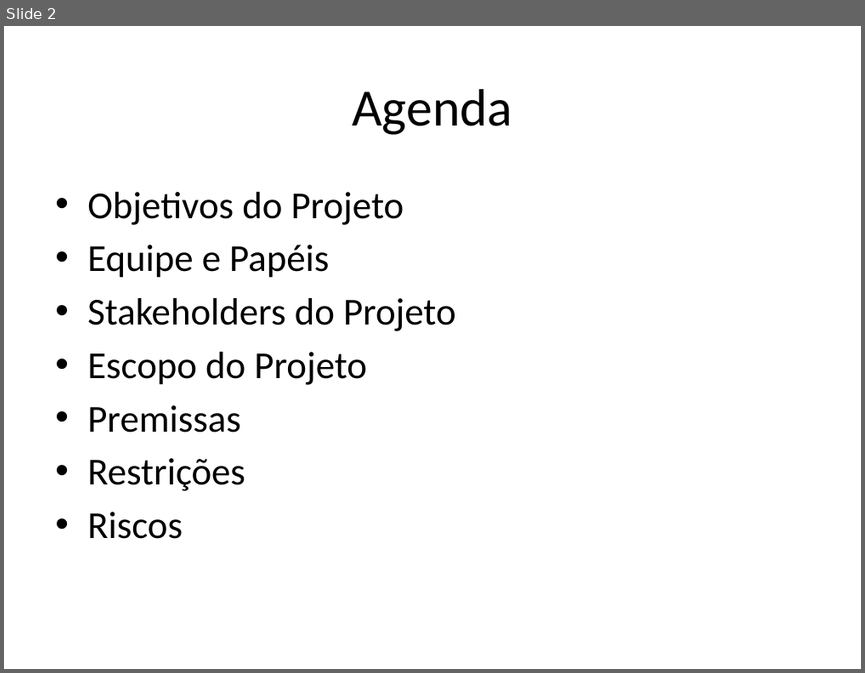
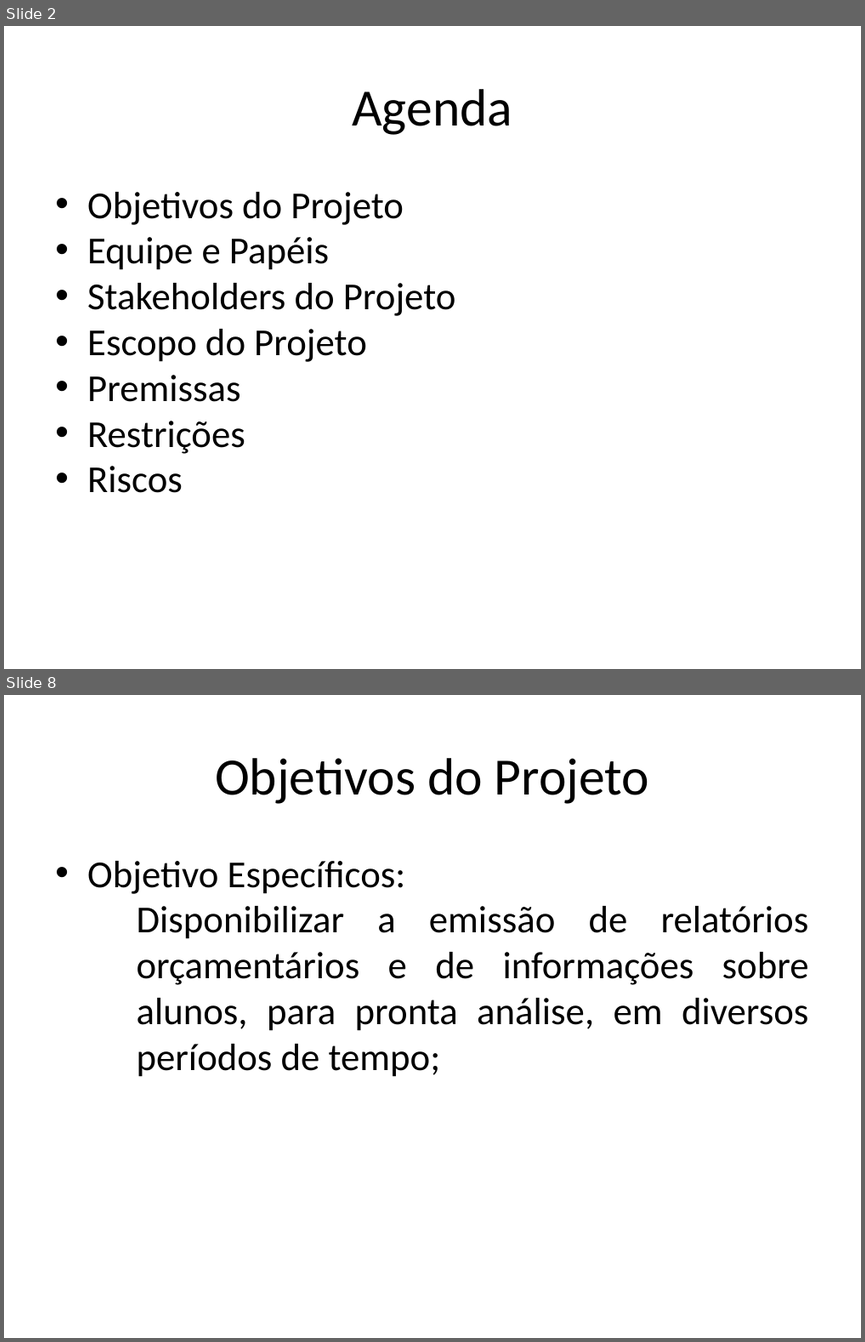
Before and after one commit to amslv/SIGEAS, a slide deck: 01-PROJETO-2015.2/01-GERENCIA DE PROJETO/Plano_de_Projeto.pptx. Shown one above the other, each under a label of ours: slide 2 before the commit, slides 2 and 8 after it; the slides between them are not shown. The pictures are 865x673 and 865x1342 pixels, drawn with LibreOffice and Linux fonts; fonts in the diff are those of the drawing. Boxes give left, top, right and bottom in pixels: in the first picture for what was removed or moved away, otherwise in the second. Text is boxed around its words. In the diff, an @@ line names an element or a change of style, - is before the commit and + after.

Commit message:
Versão 0.1 do Plano de Projeto

```diff
--- a/01-PROJETO-2015.2/01-GERENCIA DE PROJETO/Plano_de_Projeto.pptx
+++ b/01-PROJETO-2015.2/01-GERENCIA DE PROJETO/Plano_de_Projeto.pptx
@@ slide 8 added at (x1=4, y1=695, x2=861, y2=1338), background #FFFFFF @@
@@ text added at (x1=215, y1=758, x2=649, y2=804), 44 pt, text #000000 @@
+Objetivos do Projeto
@@ text added at (x1=87, y1=861, x2=809, y2=1077), 32 pt, text #000000 @@
+• Objetivo Específicos:
+  − Disponibilizar a emissão de relatórios orçamentários e de informações sobre alunos, para pronta análise, em diversos períodos de tempo;
@@ slide 2 changed as well @@
@@ text "Objetivos do Projeto" at (x1=87, y1=192, x2=456, y2=493): indent changed; less space between paragraphs @@
```
Also in this commit, not shown: 8 other slides changed, 7 other slides added, 2 other files.
